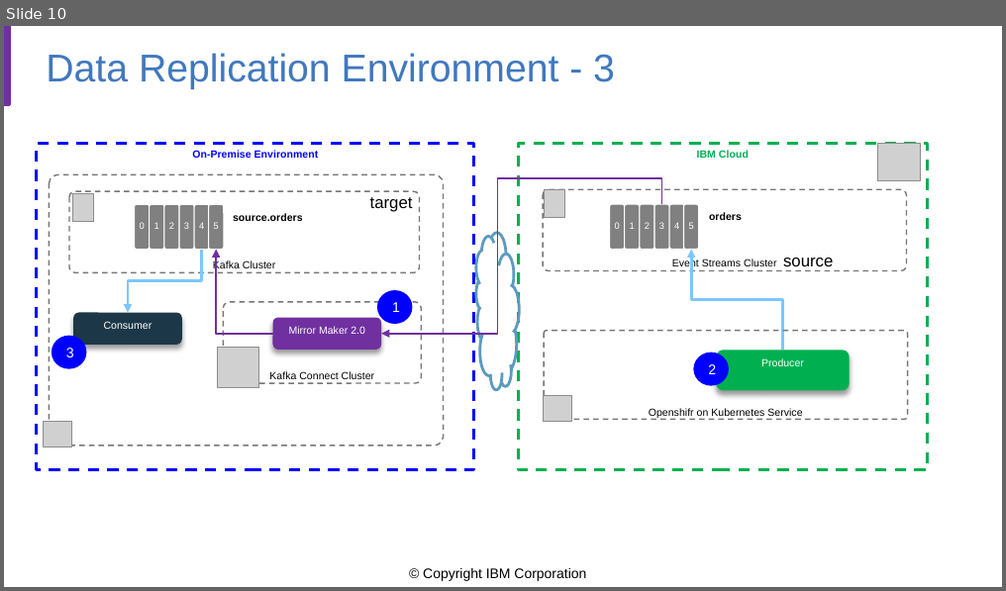
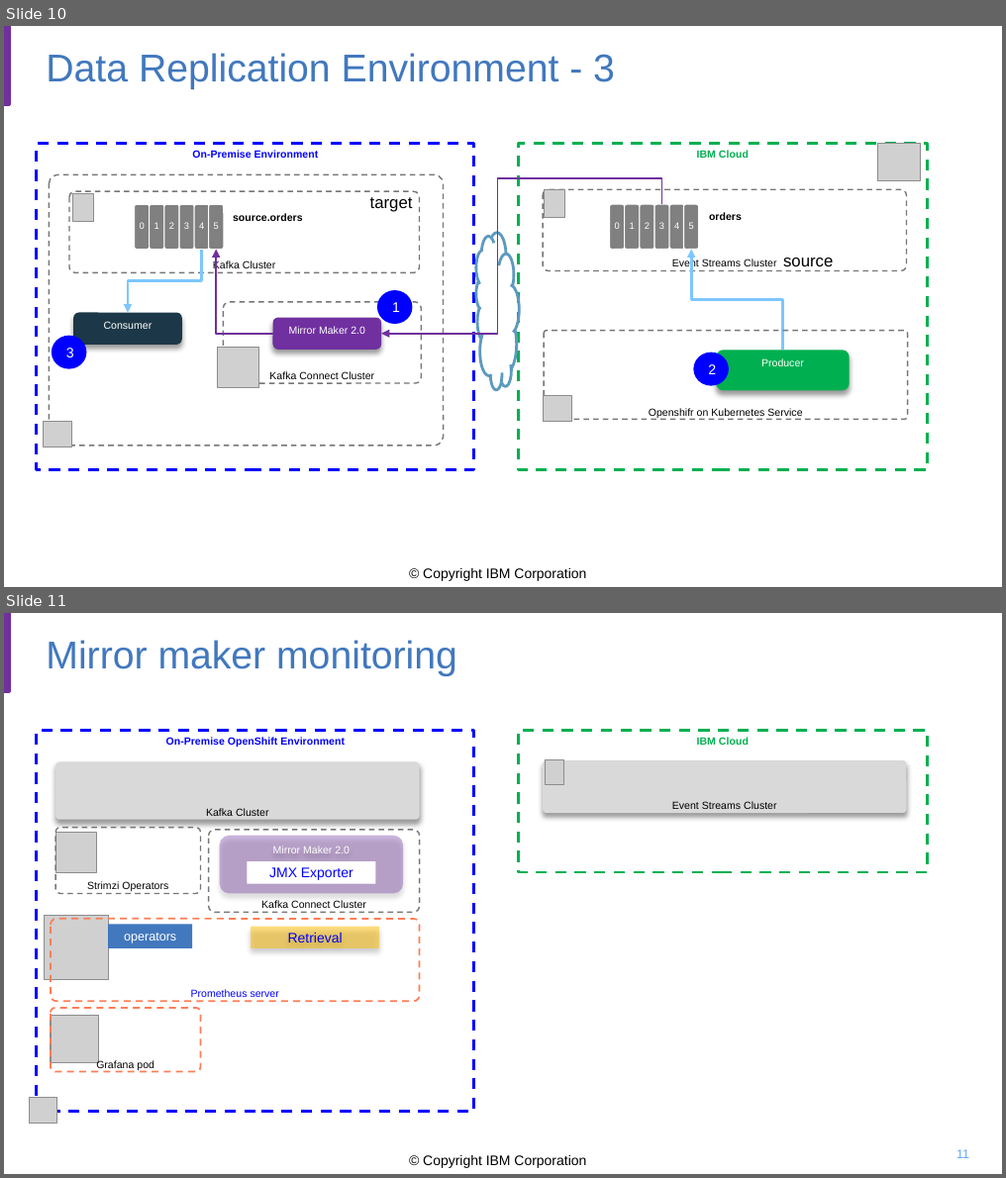
Before and after one commit to jbcodeforce/kafka-studies, a slide deck: docs/mm2-diagrams.pptx. Shown one above the other, each under a label of ours: slide 10 before the commit, slides 10 and 11 after it. The pictures are 1006x591 and 1006x1178 pixels, drawn with LibreOffice and Linux fonts; fonts in the diff are those of the drawing; grey boxes stand for pictures; background and template pictures are left out. Boxes give left, top, right and bottom in pixels: in the first picture for what was removed or moved away, otherwise in the second. Text is boxed around its words. In the diff, an @@ line names an element or a change of style, - is before the commit and + after.

Commit message:
work on prometheus

```diff
--- a/docs/mm2-diagrams.pptx
+++ b/docs/mm2-diagrams.pptx
@@ slide 11 added at [4,613,1002,1174], background #FFFFFF; not listed: 2 template elements that a slide beside it also shows @@
@@ title added at [46,640,457,676], 28 pt, text #4178BE @@
+Mirror maker monitoring
@@ rectangle added at [37,730,474,1112], outline #0000FF 2 pt dashed, 7.5 pt, text #0000FF, bold @@
+On-Premise OpenShift Environment
@@ rectangle added at [518,730,927,872], outline #00B050 2 pt dashed, 7.5 pt, text #00B050, bold @@
+IBM Cloud
@@ rounded rectangle added at [543,761,907,814], fill #D9D9D9, 7.5 pt, text #000000 @@
+Event Streams Cluster
@@ picture added at [545,760,563,784] @@
@@ rounded rectangle added at [55,761,420,820], fill #D9D9D9, 7.5 pt, text #000000 @@
+Kafka Cluster
@@ picture added at [55,832,97,872] @@
@@ rounded rectangle added at [55,828,201,893], outline #777677 1 pt dashed, 7.5 pt, text #000000 @@
+Strimzi Operators
@@ rounded rectangle added at [209,830,419,912], outline #777677 1 pt dashed, 7.5 pt, text #000000 @@
+Kafka Connect Cluster
@@ rounded rectangle added at [220,836,403,893], fill #7030A0 at 35% opacity, 7.5 pt, text #FFFFFF @@
+Mirror Maker 2.0
@@ rectangle added at [247,861,375,883], fill #FFFFFF, 10 pt, text #0000FF @@
+JMX Exporter
@@ picture added at [44,915,108,979] @@
@@ rounded rectangle added at [51,918,420,1001], outline #FF7D54 1.25 pt dashed, 7.5 pt, text #0000FF @@
+Prometheus server
@@ rectangle added at [108,924,192,949], fill #4178BE, 9 pt, text #FFFFFF @@
+operators
@@ rectangle added at [251,927,379,949], fill #FFC000 at 50% opacity, 10 pt, text #0000FF @@
+Retrieval
@@ picture added at [51,1015,99,1063] @@
@@ rounded rectangle added at [51,1008,201,1072], outline #FF7D54 1.25 pt dashed, 7.5 pt, text #000000 @@
+Grafana pod
@@ picture added at [29,1098,57,1124] @@
@@ page number added at [956,1150,969,1158], 9 pt, text #5AAAFA @@
+11
```
Also in this commit, not shown: 1 slide changed, 10 other files.
